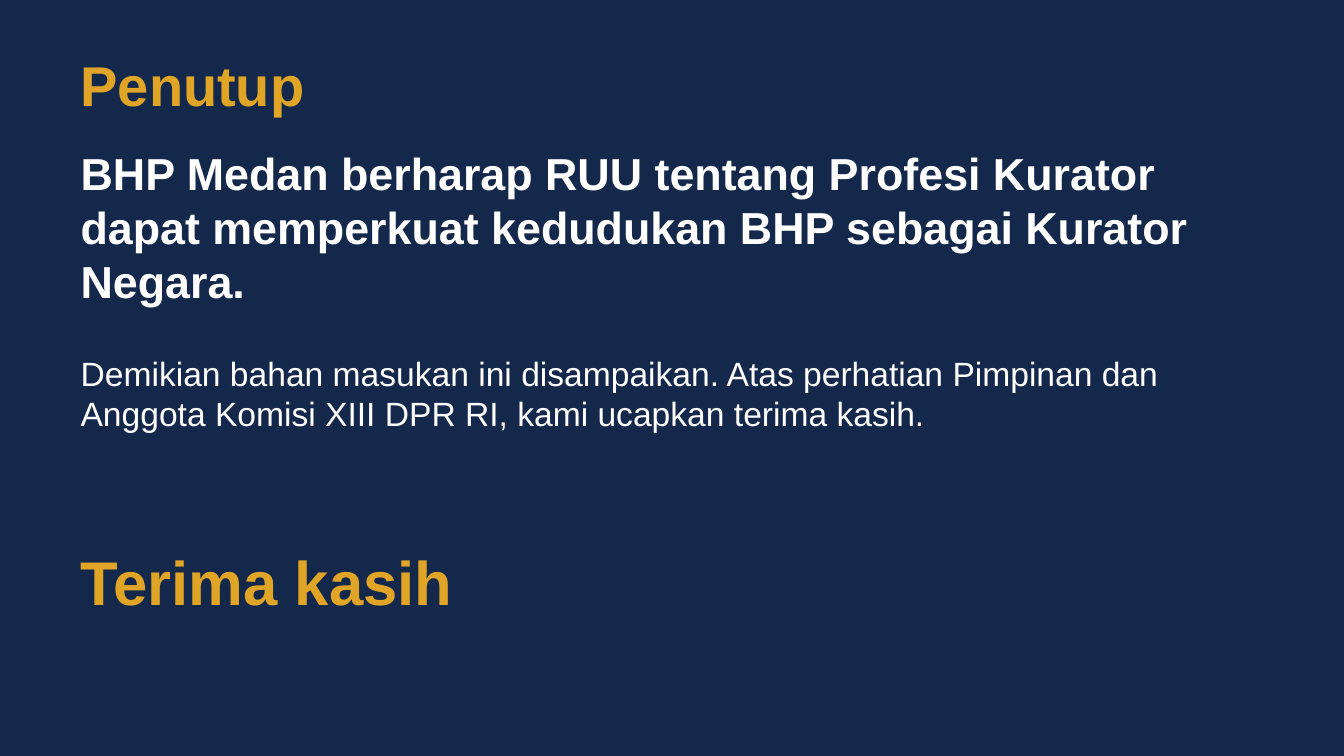
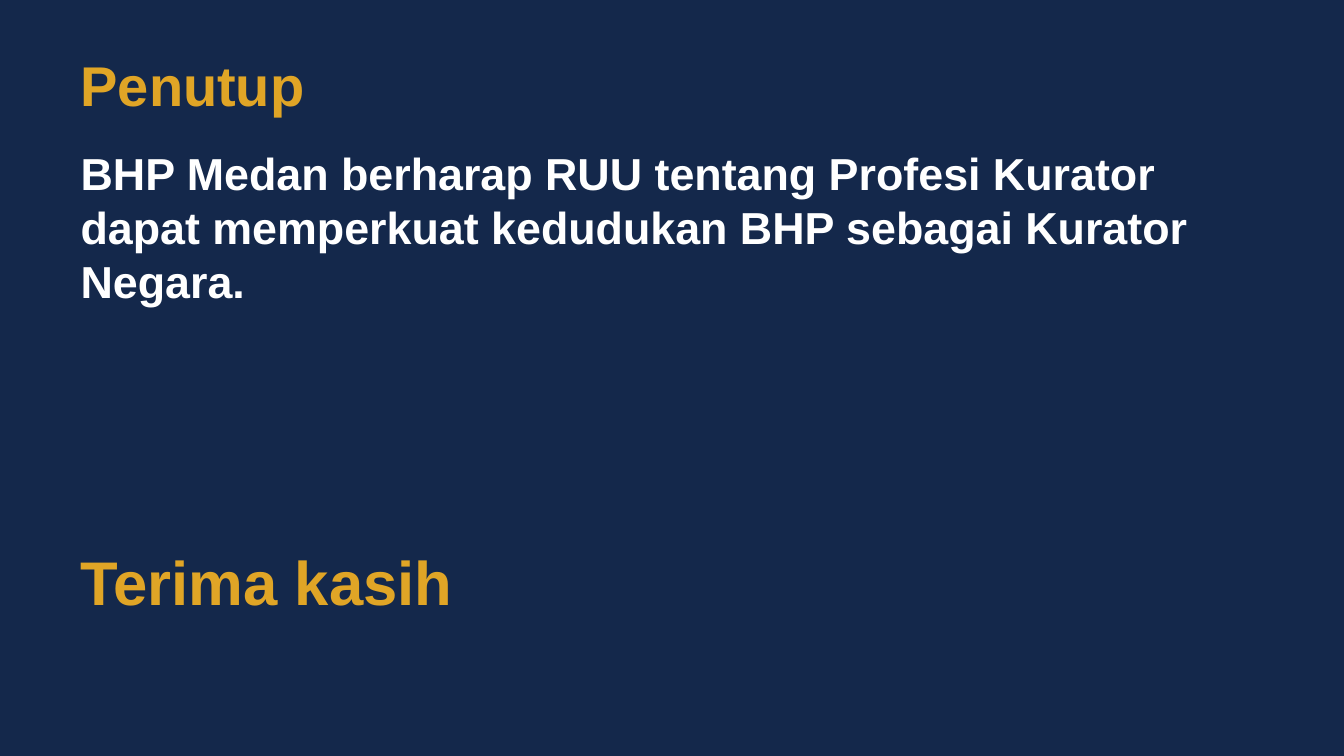
Before and after one commit to artheralawfirm-cloud/SAPAWALI, a slide deck: slide 48 of presentasi/Paparan_BHP_Medan_RUU_Profesi_Kurator.pptx. Drawn at 1344x756 pixels with LibreOffice and Linux fonts; fonts in the diff are those of the drawing. Boxes give left, top, right and bottom in pixels: in the first picture for what was removed or moved away, otherwise in the second. Text is boxed around its words. In the diff, an @@ line names an element or a change of style, - is before the commit and + after.

```diff
--- a/presentasi/Paparan_BHP_Medan_RUU_Profesi_Kurator.pptx
+++ b/presentasi/Paparan_BHP_Medan_RUU_Profesi_Kurator.pptx
@@ text removed at box(81, 361, 1158, 433) @@
-Demikian bahan masukan ini disampaikan. Atas perhatian Pimpinan dan Anggota Komisi XIII DPR RI, kami ucapkan terima kasih.
```
Also in this commit, not shown: 4 other files.
